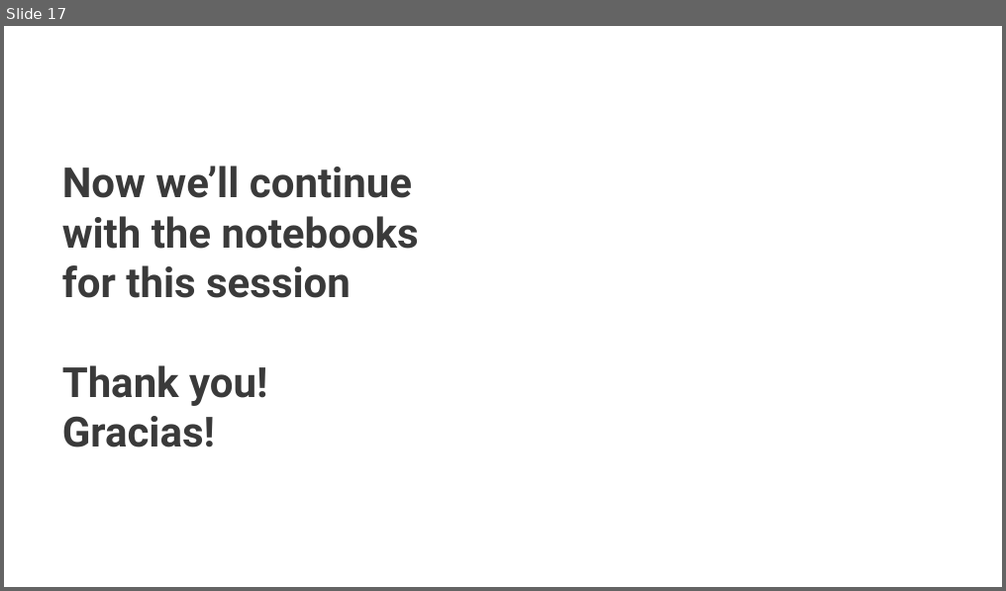
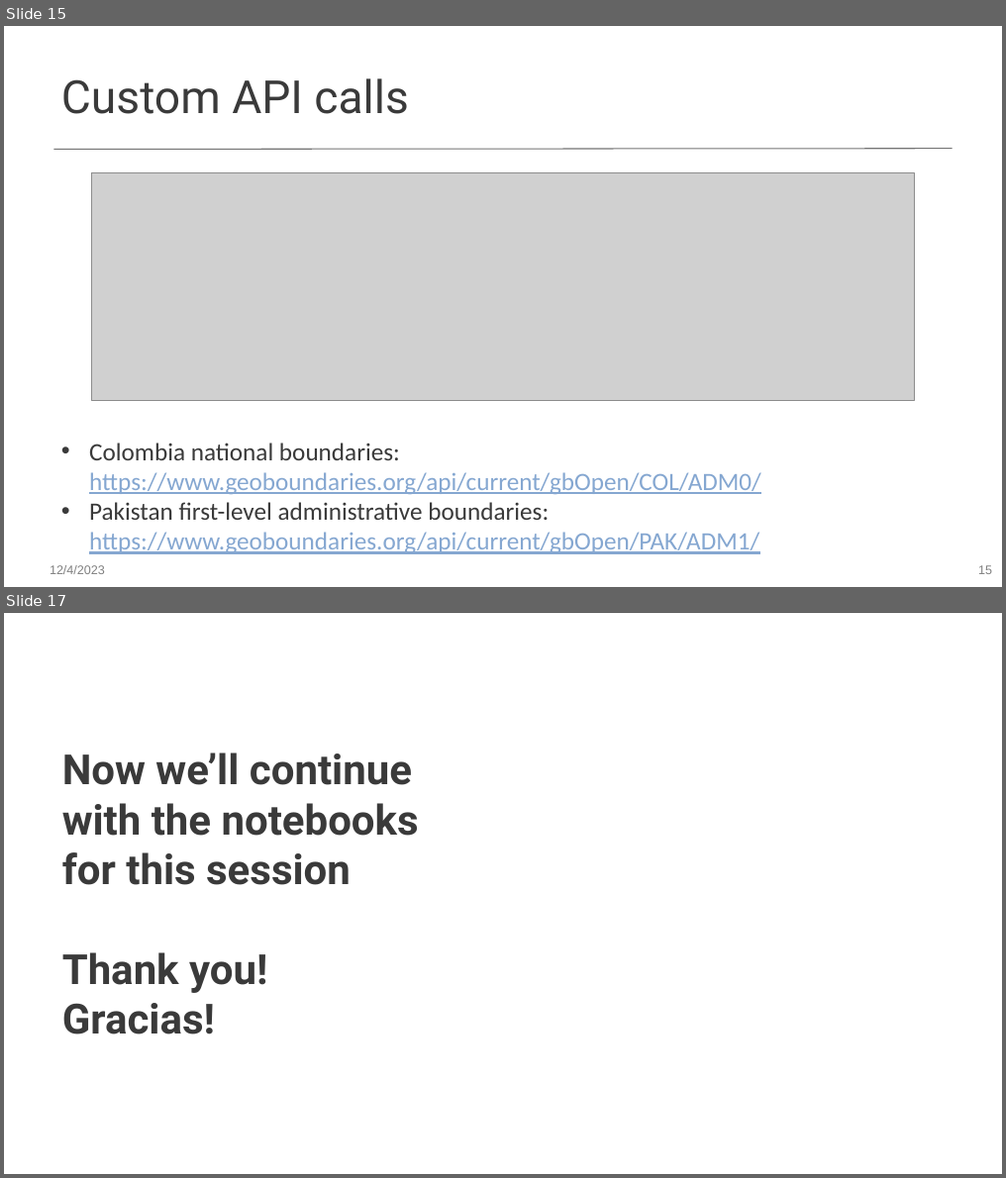
Before and after one commit to worldbank/dec-python-course, a slide deck: 1-foundations/4-api-and-dataviz/Introduction to APIs.pptx. Shown one above the other, each under a label of ours: slide 17 before the commit, slides 15 and 17 after it; the slides between them are not shown. The pictures are 1006x591 and 1006x1178 pixels, drawn with LibreOffice and Linux fonts; fonts in the diff are those of the drawing; grey boxes stand for pictures; background and template pictures are left out. Boxes give left, top, right and bottom in pixels: in the first picture for what was removed or moved away, otherwise in the second. Text is boxed around its words. In the diff, an @@ line names an element or a change of style, - is before the commit and + after.

```diff
--- a/1-foundations/4-api-and-dataviz/Introduction to APIs.pptx
+++ b/1-foundations/4-api-and-dataviz/Introduction to APIs.pptx
@@ slide 15 added at [4, 26, 1002, 587], background #FFFFFF @@
@@ title added at [61, 78, 409, 114], 44 pt, text #3A3A3A @@
+Custom API calls
@@ line added from (952, 149) to (54, 150), #747474 1 pt @@
@@ picture added at [91, 174, 915, 400] @@
@@ text added at [89, 443, 761, 555], 24 pt, text #85A7D1, underline @@
+• Colombia national boundaries: https://www.geoboundaries.org/api/current/gbOpen/COL/ADM0/
+• Pakistan first-level administrative boundaries: https://www.geoboundaries.org/api/current/gbOpen/PAK/ADM1/
@@ text added at [50, 566, 105, 574], 12 pt, text #808080 @@
+12/4/2023
@@ page number added at [978, 566, 992, 574], 12 pt, text #808080 @@
+15
```
Also in this commit, not shown: 14 slides changed, 1 slide removed, 1 other file.
